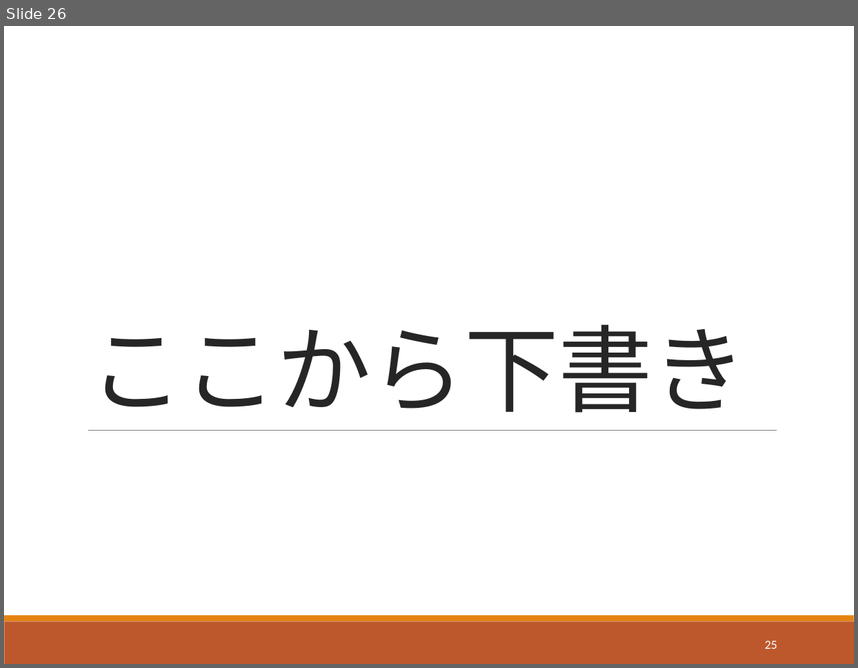
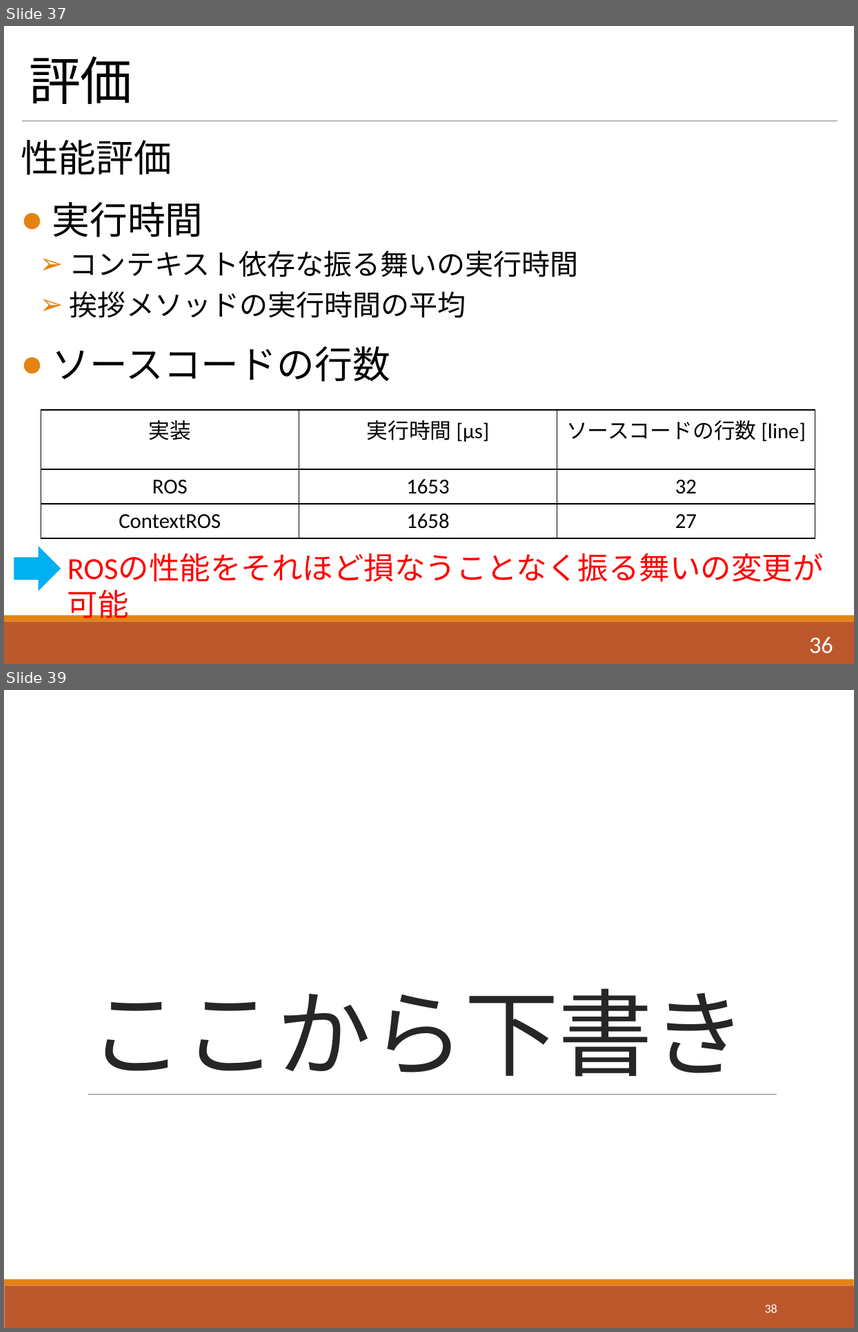
Before and after one commit to Saeki1120/Document, a slide deck: FLS/1120/ContextROS.pptx. Shown one above the other, each under a label of ours: slide 26 before the commit, slides 37 and 39 after it; the slides between them are not shown. The pictures are 858x668 and 858x1332 pixels, drawn with LibreOffice and Linux fonts; fonts in the diff are those of the drawing. Boxes give left, top, right and bottom in pixels: in the first picture for what was removed or moved away, otherwise in the second. Text is boxed around its words. In the diff, an @@ line names an element or a change of style, - is before the commit and + after.

```diff
--- a/FLS/1120/ContextROS.pptx
+++ b/FLS/1120/ContextROS.pptx
@@ slide 37 added at box(4, 26, 854, 664), background #FFFFFF; not listed: 2 template elements that a slide beside it also shows @@
@@ title added at box(30, 56, 133, 104), 44 pt, text #000000 @@
+評価
@@ line added from (23, 121) to (837, 121), #808080 0.5 pt @@
@@ text added at box(21, 140, 579, 381), 24 pt, text #000000 @@
+性能評価
+● 実行時間
+  ➢ コンテキスト依存な振る舞いの実行時間
+  ➢ 挨拶メソッドの実行時間の平均
+● ソースコードの行数
@@ table added at box(41, 410, 816, 531), 3 rows, 3 columns @@
+実装 | 実行時間 [μs] | ソースコードの行数 [line]
+ROS | 1653 | 32
+ContextROS | 1658 | 27
@@ right arrow added at box(14, 546, 61, 590), fill #00B0F0 @@
@@ text added at box(59, 545, 847, 590), 26 pt, text #FF0000 @@
+ROSの性能をそれほど損なうことなく振る舞いの変更が可能
@@ page number added at box(809, 637, 833, 653), 20 pt, text #FFFFFF @@
+36
@@ what was slide 26 is now slide 39 @@
@@ page number at box(765, 1304, 777, 1312): text changed @@
-25
+38
```
Also in this commit, not shown: 3 slides changed, 16 other slides added.
